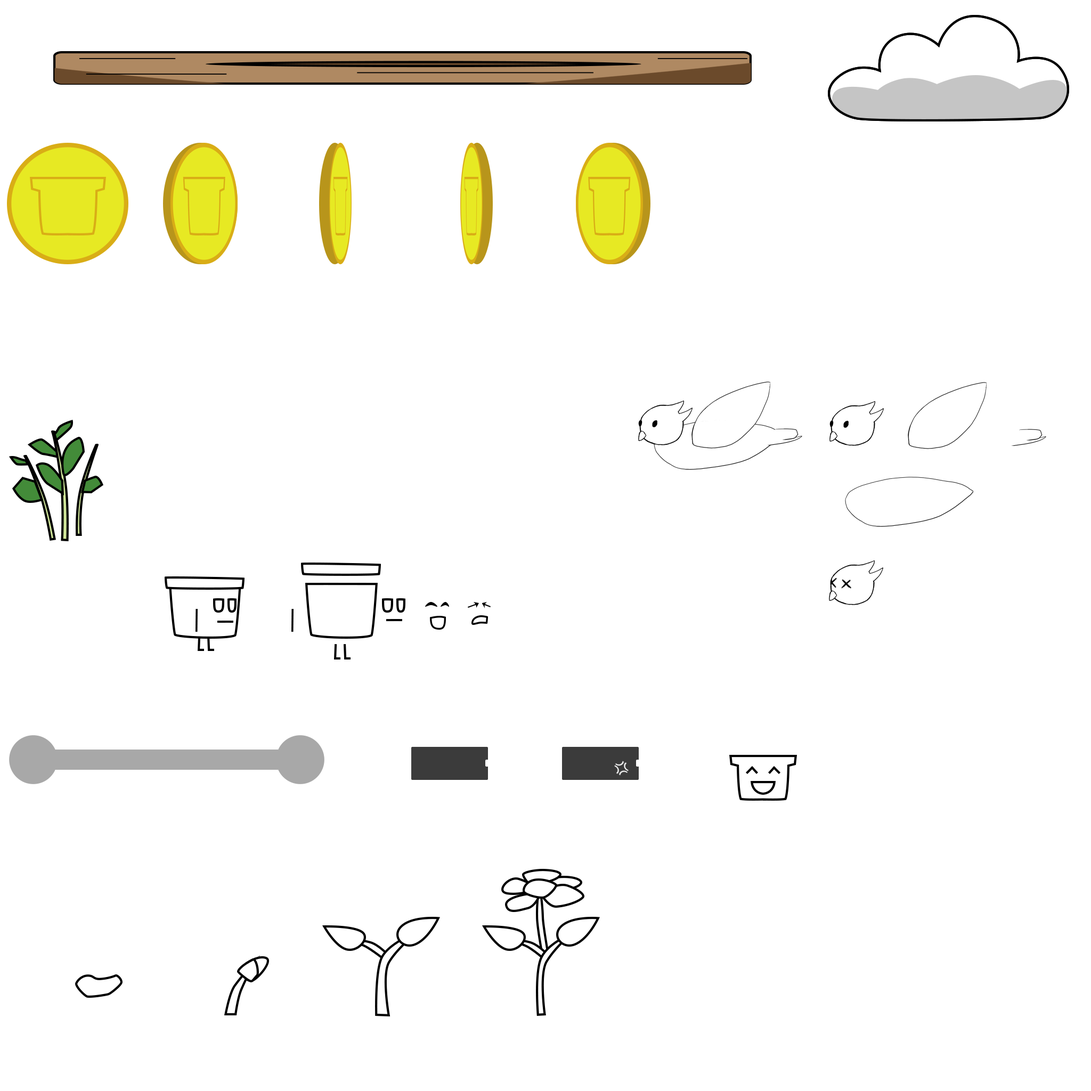
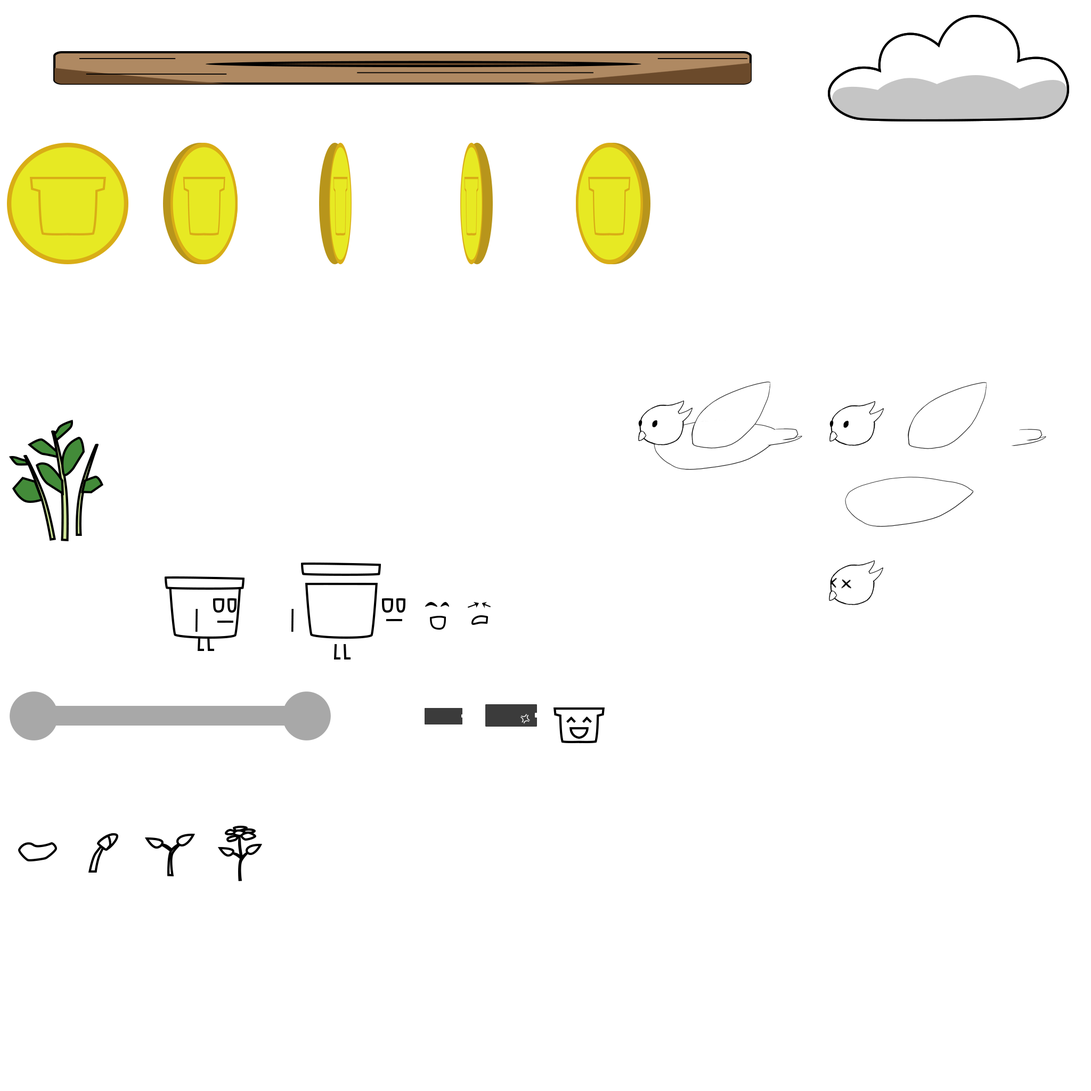
The second 1091 x 1091 image is a revision of the first. Changes to its layers:
painted on "Parts copy" over [579, 707, 798, 802]
painted on "Shape 36" (2nd of 2, in "UI" › "Grow plant" › "Parts") over [553, 707, 767, 802]
painted on "Shape 18" over [18, 842, 123, 999]
painted on "Shape 32" over [96, 835, 260, 983]
painted on "Shape 20" over [98, 833, 270, 983]
painted on "Shape 19" over [88, 833, 261, 1016]
painted on "Shape 24" (1st of 2, in "UI" › "ProgressBar" › "Group 3") over [176, 834, 441, 948]
painted on "Shape 21" (1st of 2, in "UI" › "ProgressBar" › "Group 3") over [167, 838, 425, 1017]
painted on "Shape 23" (1st of 2, in "UI" › "ProgressBar" › "Group 3") over [144, 837, 367, 952]
painted on "Shape 22" (1st of 2, in "UI" › "ProgressBar" › "Group 3") over [151, 842, 390, 963]
painted on "Shape 26" over [232, 829, 558, 900]
painted on "Shape 31" over [224, 829, 531, 896]
painted on "Shape 30" over [226, 835, 541, 913]
painted on "Shape 29" over [239, 831, 585, 909]
painted on "Shape 28" over [232, 826, 562, 887]
painted on "Shape 27" over [241, 828, 583, 892]
painted on "Shape 24" (2nd of 2, in "UI" › "ProgressBar" › "Group 4") over [245, 844, 601, 948]
painted on "Shape 21" (2nd of 2, in "UI" › "ProgressBar" › "Group 4") over [238, 849, 578, 1017]
painted on "Shape 23" (2nd of 2, in "UI" › "ProgressBar" › "Group 4") over [217, 847, 527, 952]
painted on "Shape 22" (2nd of 2, in "UI" › "ProgressBar" › "Group 4") over [224, 851, 550, 963]
painted on "Shape 25" over [238, 829, 550, 956]
moved "Background" above "FillTexture" over [9, 691, 331, 785]
painted on "Rectangle 1" (1st of 2, in "UI" › "ProgressBar" › "Background") over [55, 705, 285, 772]
moved "FillTexture" below "Background" over [9, 757, 325, 859]
…and 27 more changes (1 added, 5 moved_by, 21 painted)
